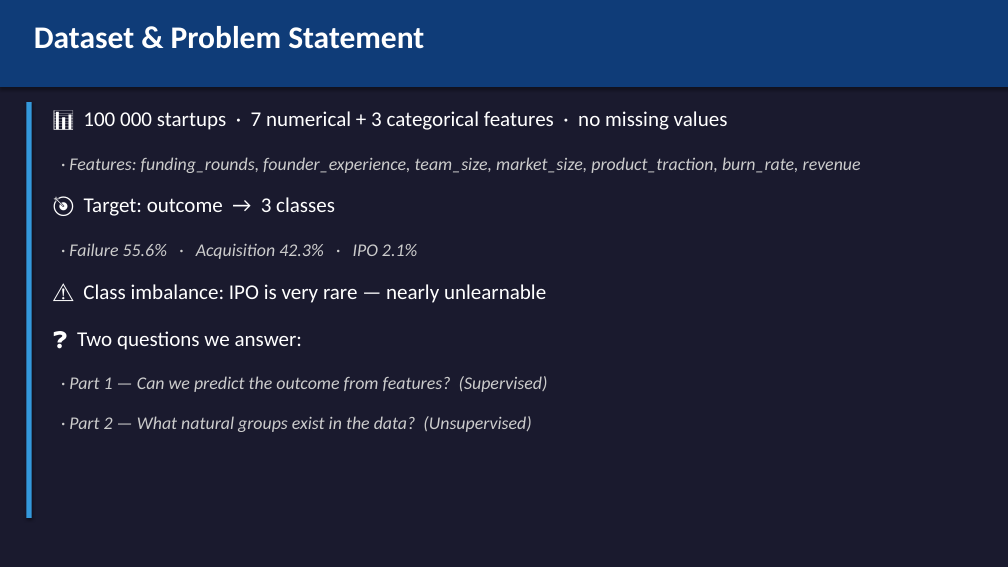
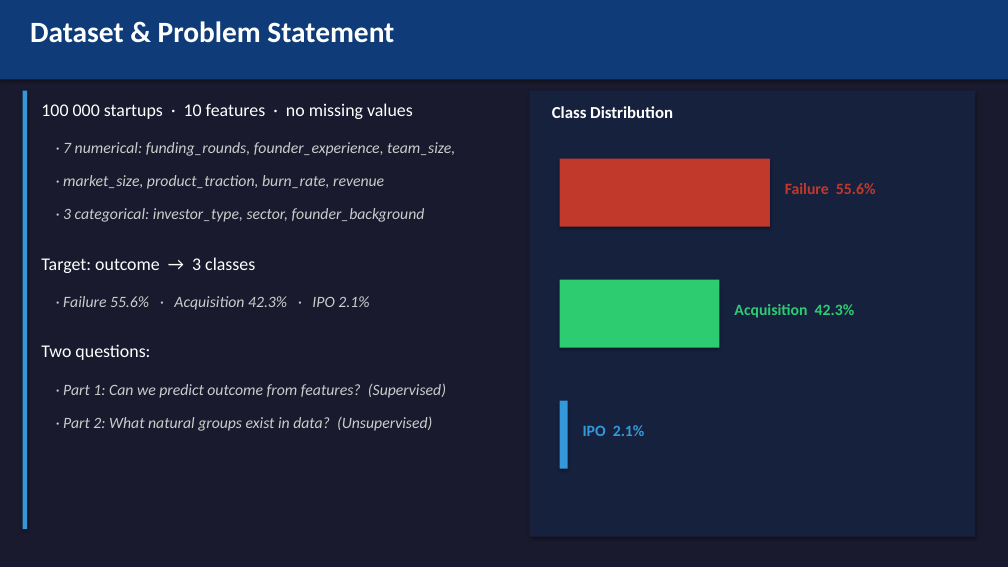
Before and after one commit to Clement-NI/Machine_learning_project_kaggle_start_up_success_data, a slide deck: slide 2 of scientificProject1/report/presentation.pptx. Drawn at 1008x567 pixels with LibreOffice and Linux fonts; fonts in the diff are those of the drawing. Boxes give left, top, right and bottom in pixels: in the first picture for what was removed or moved away, otherwise in the second. Text is boxed around its words. In the diff, an @@ line names an element or a change of style, - is before the commit and + after.

```diff
--- a/scientificProject1/report/presentation.pptx
+++ b/scientificProject1/report/presentation.pptx
@@ rectangle: place and size @@
-rectangle at (0, 0, 1008, 87)
+rectangle at (0, 0, 1008, 79)
@@ text "Dataset & Problem Statement" at (30, 21, 394, 43): size 30 to 28 pt @@
@@ rectangle: place and size @@
-rectangle at (26, 102, 32, 518)
+rectangle at (23, 91, 27, 529)
@@ text at (41, 103, 413, 119): text changed; size 20 to 17 pt @@
-📊 100 000 startups · 7 numerical + 3 categorical features · no missing values
+100 000 startups · 10 features · no missing values
@@ rectangle added at (529, 91, 975, 537), fill #16213E @@
@@ text added at (552, 106, 673, 118), 16 pt, text #FFFFFF, bold @@
+Class Distribution
@@ text at (63, 142, 455, 156): text changed; size 17 to 15 pt @@
-· Features: funding_rounds, founder_experience, team_size, market_size, product_traction, burn_rate, revenue
+· 7 numerical: funding_rounds, founder_experience, team_size,
@@ text added at (63, 175, 384, 189), 15 pt, text #CCCCCC, italic @@
+· market_size, product_traction, burn_rate, revenue
@@ rectangle added at (560, 159, 770, 227), fill #C0392B @@
@@ text added at (63, 208, 425, 222), 15 pt, text #CCCCCC, italic @@
+· 3 categorical: investor_type, sector, founder_background
@@ text added at (785, 183, 876, 194), 15 pt, text #C0392B, bold @@
+Failure 55.6%
@@ text at (41, 257, 255, 273): text changed; size 20 to 17 pt @@
-🎯 Target: outcome → 3 classes
+Target: outcome → 3 classes
@@ text "· Failure 55.6% · Acquisition ...": place and size @@
-text "· Failure 55.6% · Acquisition ..." at (69, 243, 417, 259)
+text "· Failure 55.6% · Acquisition ..." at (63, 296, 369, 310)
@@ text "· Failure 55.6% · Acquisition ..." at (63, 296, 369, 310): size 17 to 15 pt @@
@@ text removed at (83, 284, 546, 303) @@
-⚠️ Class imbalance: IPO is very rare — nearly unlearnable
@@ rectangle added at (560, 280, 719, 348), fill #2ECC71 @@
@@ text added at (734, 304, 855, 318), 15 pt, text #2ECC71, bold @@
+Acquisition 42.3%
@@ text at (41, 344, 150, 360): text changed; size 20 to 17 pt @@
-❓ Two questions we answer:
+Two questions:
@@ text at (63, 383, 446, 398): text changed; size 17 to 15 pt @@
-· Part 1 — Can we predict the outcome from features? (Supervised)
+· Part 1: Can we predict outcome from features? (Supervised)
@@ text at (63, 417, 432, 431): text changed; size 17 to 15 pt @@
-· Part 2 — What natural groups exist in the data? (Unsupervised)
+· Part 2: What natural groups exist in data? (Unsupervised)
@@ rectangle added at (560, 401, 567, 469), fill #3498DB @@
@@ text added at (583, 425, 645, 436), 15 pt, text #3498DB, bold @@
+IPO 2.1%
```
Also in this commit, not shown: 6 other slides changed, 4 slides added, 3 slides removed.
